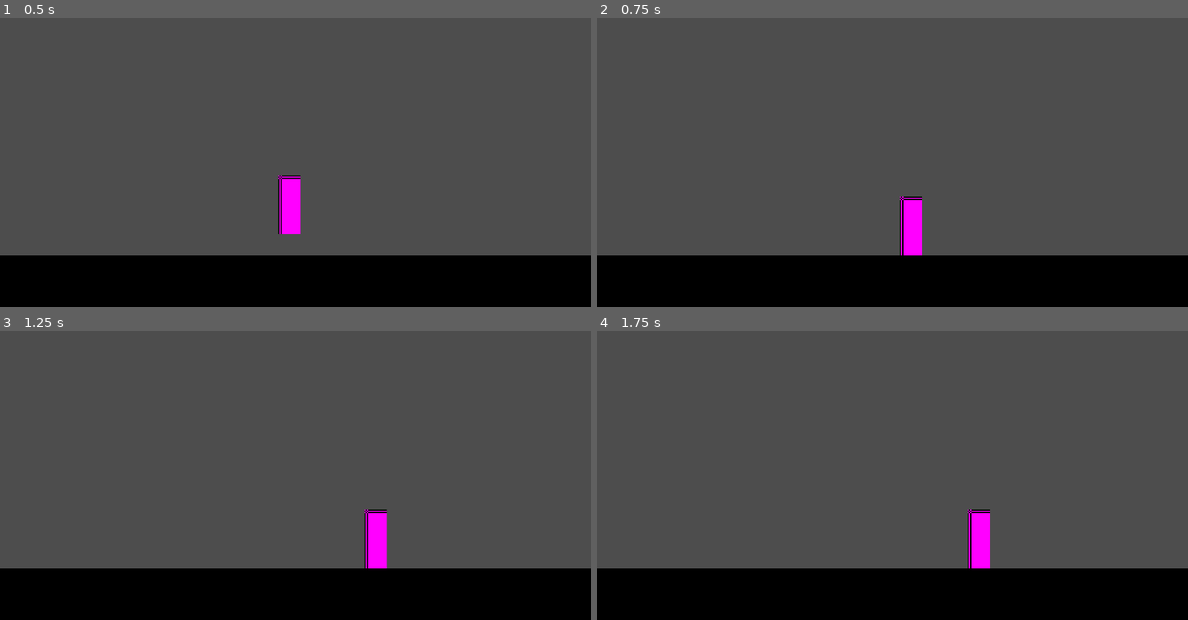
Above: before the commit, frames 1-4 (two rows, left to right).
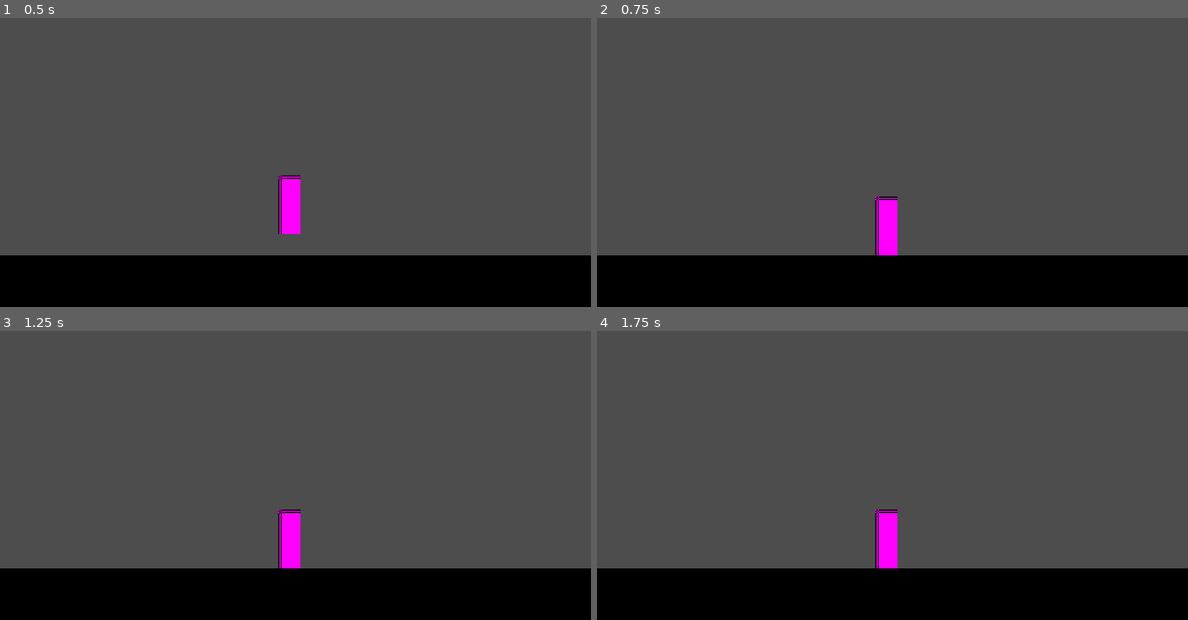
Above: after the commit, the same moments.

Repository: AbdelrahmanHabashy/metroidvania-forge
Game: Godot game, scene res://playground.tscn
Two runs of this game, one before a commit and one after it. Both use one fixed random seed, a clock stepped at 60 frames per second and the inputs below.
Inputs:
- Up to frame 1 (0.5 s): no input
- Up to frame 2 (0.75 s): hold Right (right) from 0.53 s (still down)
- Up to frame 3 (1.25 s): keep holding Right (right)
- Up to frame 4 (1.75 s): release Right (right) at 1.28 s; hold Down (down) from 1.28 s (still down)

Frame 1 is identical in both runs. In frame 2, 1.6% of the frame differs, in the area x 47-55%, y 61-83%; in frame 3, 1.6%, in the area x 47-66%, y 61-83%; in frame 4, 1.6%.

Commit message:
Ch01Ep02 Added Player State Machine
Added player state machine to make transitions between states easier and smother.
 added parent script for player state machine which handles (for now) most needed functions as
init -> initialiaze state variables and dependences to make it ready to be called (it should be implemented in child classes)
enter -> here should be the logic for what happens when this state is triggered. (ex: if player hit jump button it should change player position to upwards and trigger jumping animation)
exit -> what happens when this state ends
handle_input -> handling keys inputs
process -> what should happen each frame when this state is triggered
physics_process -> what happens every time interval when this state is triggered
added scripts for both idle and running state, but didn't override the functions yet
updated player script to make it relays on the player state machine I implemented earlier

Diff:
--- a/player/player.tscn
+++ b/player/player.tscn
@@ -1,6 +1,8 @@
-[gd_scene load_steps=4 format=3 uid="uid://cfa3xni5hj64u"]
+[gd_scene load_steps=6 format=3 uid="uid://cfa3xni5hj64u"]
 
 [ext_resource type="Script" uid="uid://bua8arleo2w4n" path="res://player/scripts/player.gd" id="1_oul6g"]
+[ext_resource type="Script" uid="uid://cbivi5ugh7ei" path="res://player/states/idle.gd" id="2_g1dw6"]
+[ext_resource type="Script" uid="uid://dmuyy3buc47mb" path="res://player/states/run.gd" id="3_yw30f"]
 
 [sub_resource type="PlaceholderTexture2D" id="PlaceholderTexture2D_kqu6x"]
 size = Vector2(18, 48)
@@ -19,3 +21,11 @@
 position = Vector2(0, -23)
 shape = SubResource("RectangleShape2D_oul6g")
 debug_color = Color(0, 0.6, 0.7019608, 0.25490198)
+
+[node name="States" type="Node" parent="."]
+
+[node name="Idle" type="Node" parent="States"]
+script = ExtResource("2_g1dw6")
+
+[node name="Run" type="Node" parent="States"]
+script = ExtResource("3_yw30f")
--- a/player/scripts/player.gd
+++ b/player/scripts/player.gd
@@ -1,21 +1,96 @@
 class_name Player extends CharacterBody2D
 
 
+#region /// State Machine Variables
+var states:Array[PlayerState]
+var current_state:PlayerState:
+	get:return states.front() 	# returns first elemnt in states array
+var previous_state:PlayerState:
+	get:return states[1]
+#endregion
+
+
+#region /// Standard Variables
+var direction:Vector2 = Vector2.ZERO 	# equivelent to vector2(0, 0)
+var gravity:float = 980
+#endregion
+
+func _ready() -> void:
+	# Initialize states
+	initialize_states()
+	pass
+
+func _unhandled_input(event: InputEvent) -> void:
+	change_state(current_state.handle_input(event))
+	pass
 
 # runs every single frame.
-# which means if the game stutters, it might behaves inconsistently if not handled carefully
+# which means if the game stutters(drop frames), it might behaves inconsistently if not handled carefully
 func _process(_delta: float) -> void:
-
+	update_direction()
+	change_state(current_state.process(_delta))
 	pass
 
 # runs on a fixed time interval (ex: 60 times per second) INDEPENDENT of frame rate
 func _physics_process(_delta: float) -> void:
-	velocity.x = 0
-	if Input.is_action_pressed("left"):
-		velocity.x = -100
-	elif Input.is_action_pressed("right"):
-		velocity.x = +100
+	velocity.y += gravity * _delta
+	move_and_slide()
+	change_state(current_state.physics_process(_delta))
+	pass
 
-	velocity.y = velocity.y + 980*_delta
-	move_and_slide()
+
+func initialize_states() -> void:
+	# Gather all the states
+	states = []
+	for c in $States.get_children():
+		if c is PlayerState:
+			# order here doesn't matter because godot passes refrence to the variable NOT the value
+			c.player = self
+			states.append(c)
+		pass
+
+	# Just in case to prevent any bugs
+	if states.size() == 0:
+		return
+
+	# Initialize all states
+	for state in states:
+		state.init()
+
+	# gets
+	change_state(current_state)
+	current_state.enter()
+
 	pass
+
+#
+func change_state(new_state:PlayerState) -> void:
+	if new_state == null:
+		return
+	elif new_state == current_state:
+		return
+
+	# if current_state is valid object
+	if current_state:
+		current_state.exit()
+
+	# puts the new state to the head of the states array
+	# (without removing any states just push them back)
+	states.push_front(new_state)
+	# Now the new state is the current state
+	# Because current state is the first state in the array
+	current_state.enter()
+	# Just keeps the first 3 states to prevent the array from getting masive
+	states.resize(3)
+
+	pass
+
+
+func update_direction() -> void:
+	#var prev_direction:Vector2 = direction
+
+	direction = Input.get_vector("left", "right", "up", "down")
+
+	# needs more work here
+
+	pass
--- /dev/null
+++ b/player/states/00_player_state.gd
@@ -0,0 +1,35 @@
+@icon("res://player/states/state.svg")
+class_name PlayerState extends Node
+
+var player : Player
+var next_state: PlayerState = null
+
+#region ///
+# refrence to all states
+#endregion
+
+# what happen when this state is initialized (setup for state make the state ready)
+func init() -> void:
+	pass
+
+
+# what happens when you enter this state
+func enter() -> void:
+	pass
+
+
+# what happens when you exit this state
+func exit() -> void:
+	pass
+
+# what happens when Input is pressed
+func handle_input (_event:InputEvent) -> PlayerState:
+	return next_state
+
+# what happens each process tick (frame) in this state
+func process(_delta: float) -> PlayerState:
+	return next_state
+
+# what happens each physics_process tick (time interval) in this state
+func physics_process(_delta: float) -> PlayerState:
+	return next_state
--- /dev/null
+++ b/player/states/idle.gd
@@ -0,0 +1,28 @@
+class_name PlayerStateIdle extends PlayerState
+
+
+# what happen when this state is initialized (setup for state make the state ready)
+func init() -> void:
+	pass
+
+
+# what happens when you enter this state
+func enter() -> void:
+	pass
+
+
+# what happens when you exit this state
+func exit() -> void:
+	pass
+
+# what happens when Input is pressed
+func handle_input (_event:InputEvent) -> PlayerState:
+	return next_state
+
+# what happens each process tick (frame) in this state
+func process(_delta: float) -> PlayerState:
+	return next_state
+
+# what happens each physics_process tick (time interval) in this state
+func physics_process(_delta: float) -> PlayerState:
+	return next_state
--- /dev/null
+++ b/player/states/run.gd
@@ -0,0 +1,28 @@
+class_name PlayerStateRun extends PlayerState
+
+
+# what happen when this state is initialized (setup for state make the state ready)
+func init() -> void:
+	pass
+
+
+# what happens when you enter this state
+func enter() -> void:
+	pass
+
+
+# what happens when you exit this state
+func exit() -> void:
+	pass
+
+# what happens when Input is pressed
+func handle_input (_event:InputEvent) -> PlayerState:
+	return next_state
+
+# what happens each process tick (frame) in this state
+func process(_delta: float) -> PlayerState:
+	return next_state
+
+# what happens each physics_process tick (time interval) in this state
+func physics_process(_delta: float) -> PlayerState:
+	return next_state
--- /dev/null
+++ b/player/states/state.svg
@@ -0,0 +1,15 @@
+<svg width="16" height="16" viewBox="0 0 16 16" fill="none" xmlns="http://www.w3.org/2000/svg">
+<g clip-path="url(#clip0_3311_68)">
+<circle cx="8" cy="8" r="8" fill="#505050"/>
+<circle cx="8" cy="8" r="5" fill="#FF4A4A"/>
+<path d="M6 1V6H1L6 1Z" fill="#E5E5E5"/>
+<path d="M16 11V16H11L16 11Z" fill="#FF4A4A"/>
+<path d="M5 4L1 0H0V1L4 5L5 4Z" fill="#E5E5E5"/>
+<path d="M11 10L10 11L14 15L15 14L11 10Z" fill="#FF4A4A"/>
+</g>
+<defs>
+<clipPath id="clip0_3311_68">
+<rect width="16" height="16" fill="white"/>
+</clipPath>
+</defs>
+</svg>
Not shown, added: player/states/00_player_state.gd.uid
Not shown, added: player/states/idle.gd.uid
Not shown, added: player/states/run.gd.uid
Not shown, added: player/states/state.svg.import
